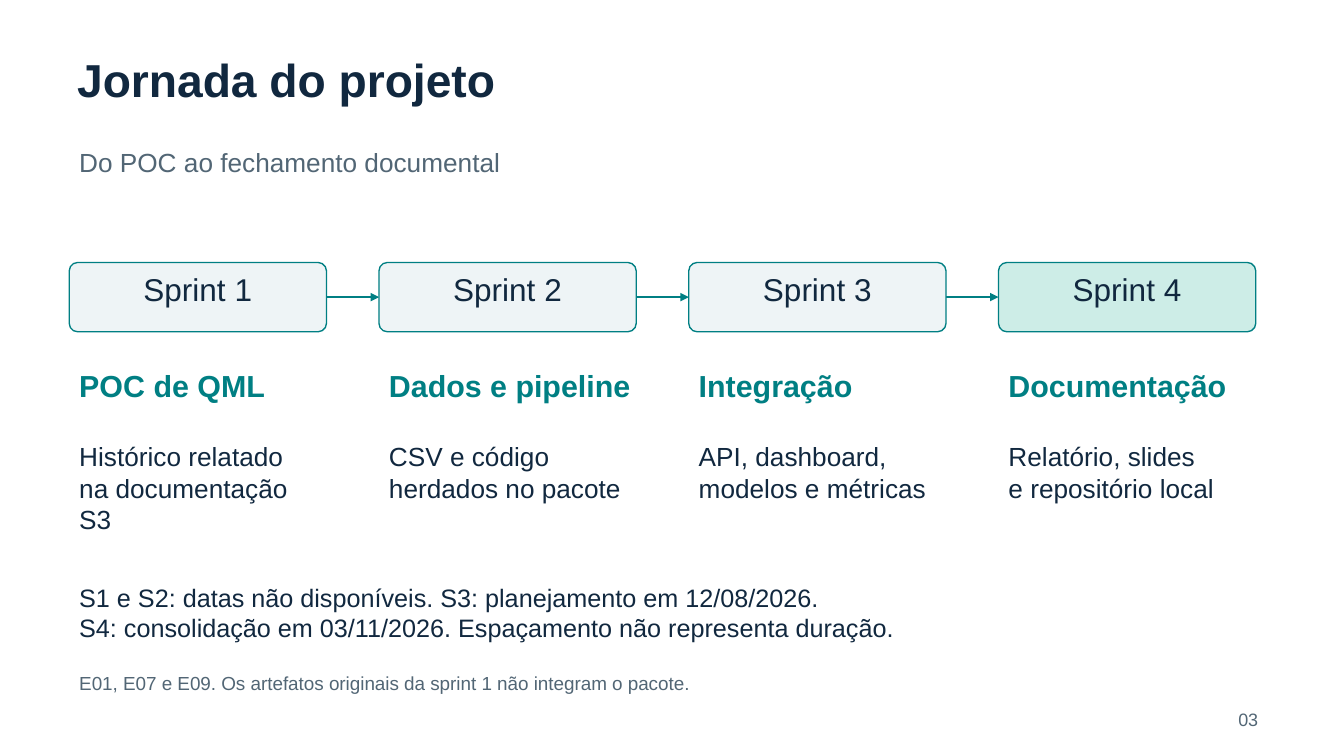
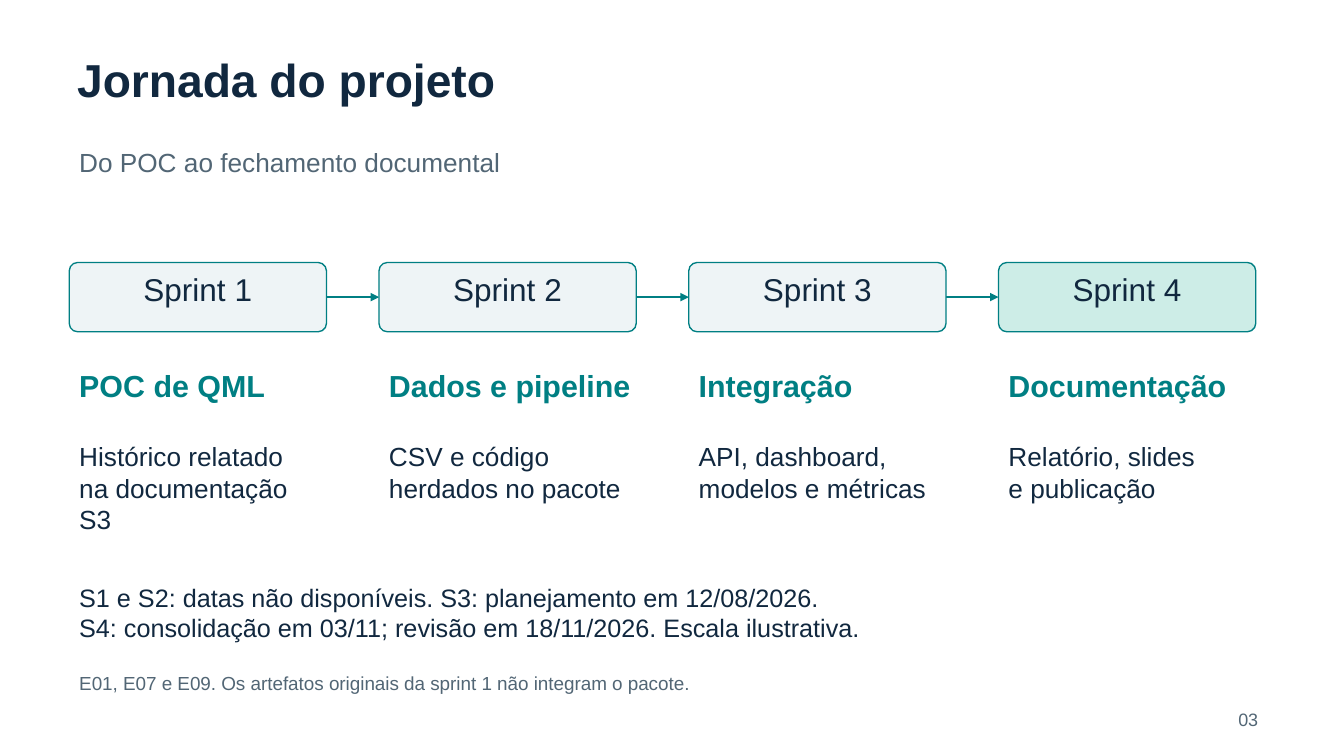
Before and after one commit to viniciusadrian1/CS4Quantica, a slide deck: slide 3 of docs/sprint4/entrega/Apresentacao_Final_FORZY_Sprint4.pptx. Drawn at 1344x756 pixels with LibreOffice and Linux fonts; fonts in the diff are those of the drawing. Boxes give left, top, right and bottom in pixels: in the first picture for what was removed or moved away, otherwise in the second. Text is boxed around its words. In the diff, an @@ line names an element or a change of style, - is before the commit and + after.

```diff
--- a/docs/sprint4/entrega/Apresentacao_Final_FORZY_Sprint4.pptx
+++ b/docs/sprint4/entrega/Apresentacao_Final_FORZY_Sprint4.pptx
@@ text at box(1008, 479, 1155, 504): text changed @@
-e repositório local
+e publicação
@@ text at box(79, 618, 859, 643): text changed @@
-S4: consolidação em 03/11/2026. Espaçamento não representa duração.
+S4: consolidação em 03/11; revisão em 18/11/2026. Escala ilustrativa.
```
Also in this commit, not shown: 7 other slides changed, 12 other files.
